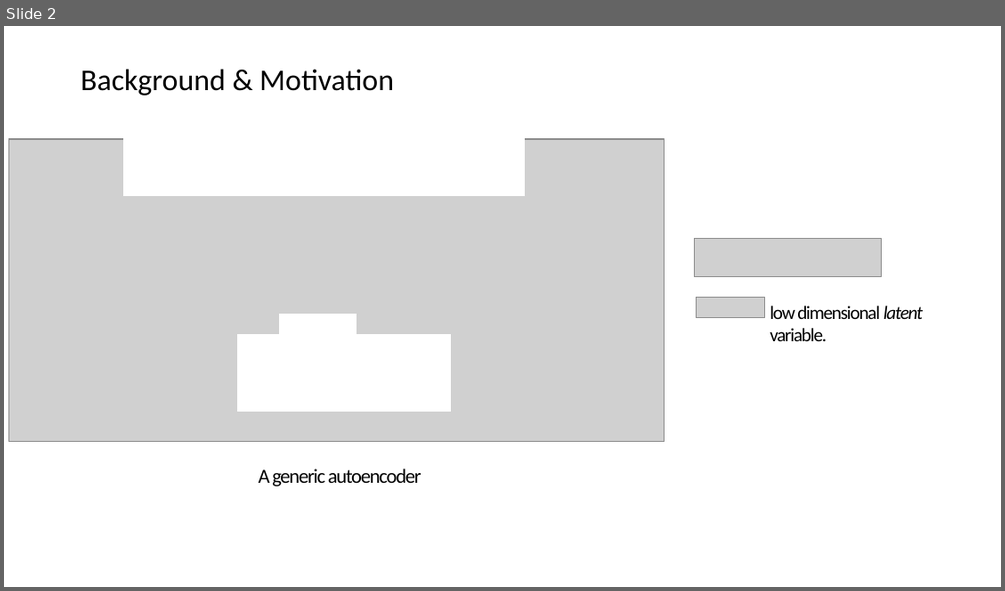
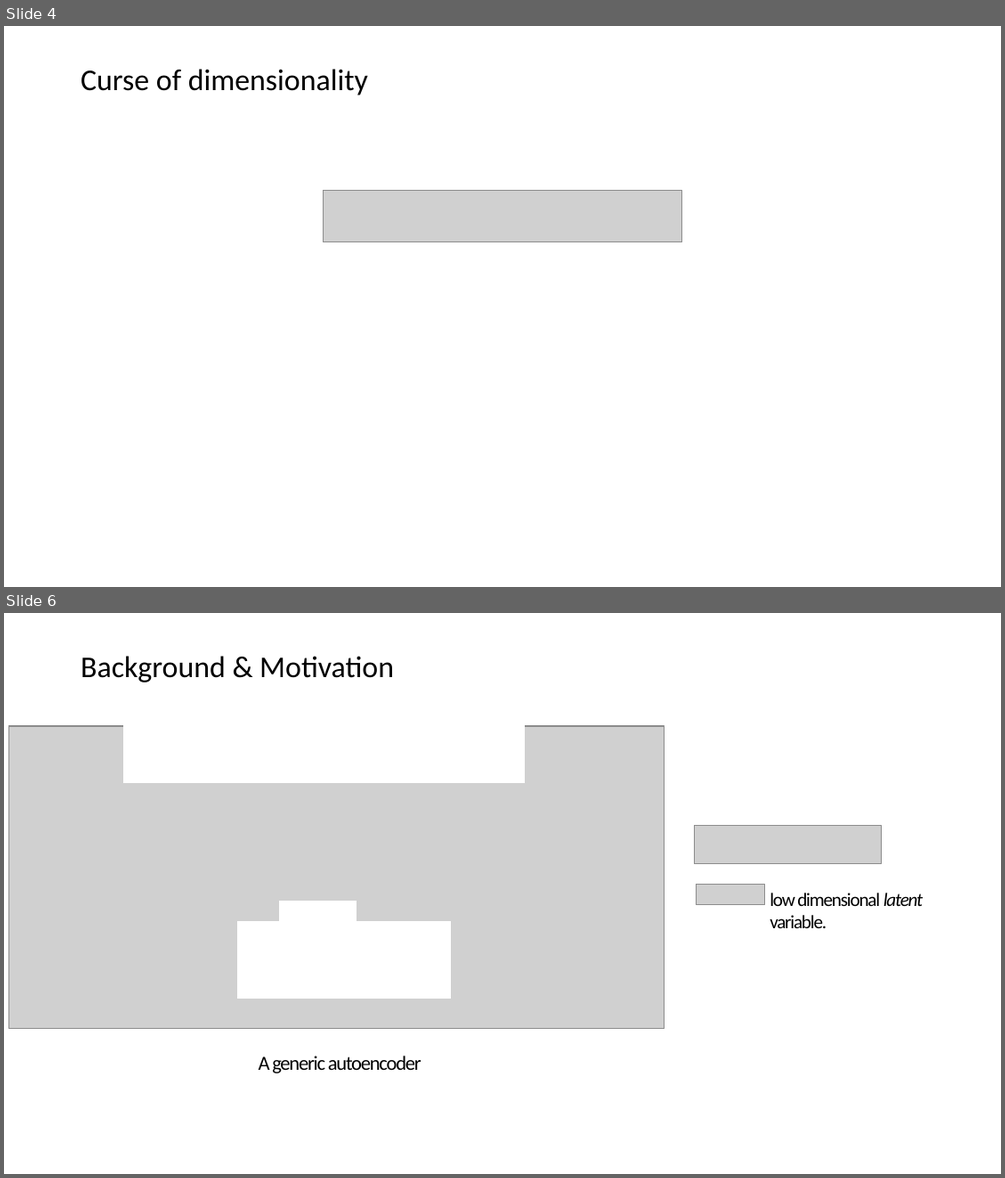
Before and after one commit to Depersonalizc/daily-load-clustering, a slide deck: presentation.pptx. Shown one above the other, each under a label of ours: slide 2 before the commit, slides 4 and 6 after it; the slides between them are not shown. The pictures are 1005x591 and 1005x1178 pixels, drawn with LibreOffice and Linux fonts; fonts in the diff are those of the drawing; grey boxes stand for pictures. Boxes give left, top, right and bottom in pixels: in the first picture for what was removed or moved away, otherwise in the second. Text is boxed around its words. In the diff, an @@ line names an element or a change of style, - is before the commit and + after.

```diff
--- a/presentation.pptx
+++ b/presentation.pptx
@@ slide 4 added at (4,26,1001,587), background #FFFFFF @@
@@ text added at (81,69,368,95), 24 pt, text #000000 @@
+Curse of dimensionality
@@ picture added at (324,191,682,242) @@
@@ what was slide 2 is now slide 6 @@
```
Also in this commit, not shown: 3 slides changed, 7 other slides added, 1 slide removed, 12 other files.
